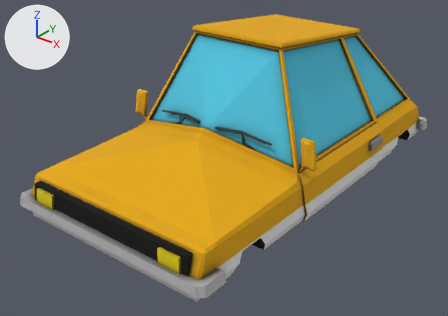
A saved change to the glTF model findsheep/mod/car.gltf.
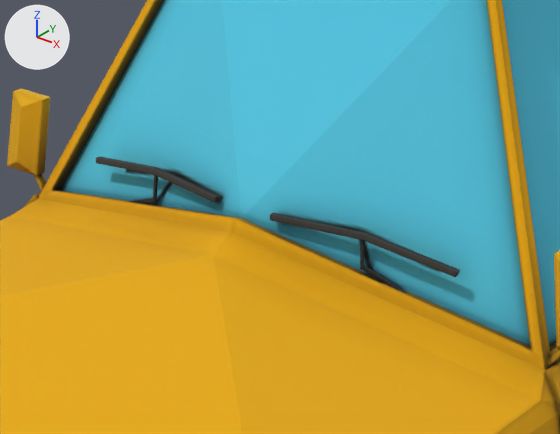
There are two pictures of each version: one whole from a camera (50 mm lens) standing at (1.7, -2.47, 1.6) and looking at (-0.03, -0.31, 0.26), one close up on the part from 30% to 67% of the width and 20% to 61% of the height. Lighting does not change. The marker at upper left points along +X, +Y and +Z. Where no turn or scale is listed for an object, it has been applied to the vertices. Vertices at the same position are counted once.

The scene before the commit, as lines of its bpy script (objects in view):
```python
me_car_001 = bpy.data.meshes.new('car.001')
me_car_001.from_pydata(...)  # 372 vertices, 700 faces; spans x -0.55..0.55, y -1.15..0.88, z 0.13..0.88
me_car_001.materials.append(mat_material_002)
ob_car_000 = bpy.data.objects.new('car.000', me_car_001)
ob_car_000.location = (0.0, 0.0, 0.0)
```
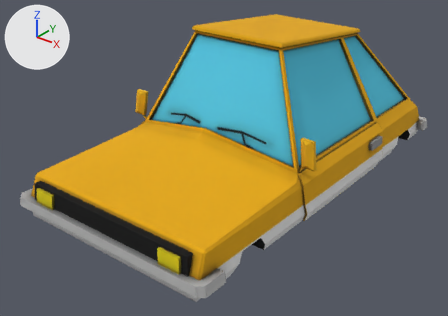
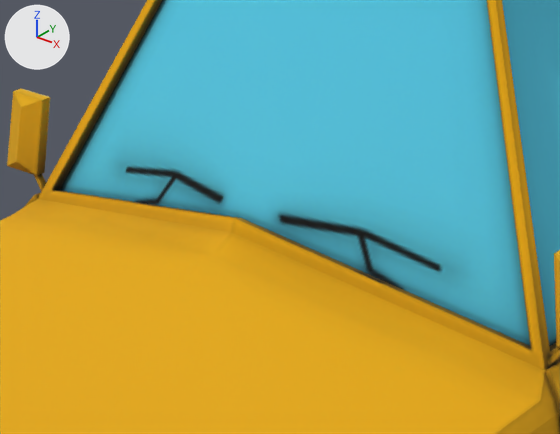
The newer file is also rescaled (x1.012) as a whole; pictures and numbers use the older file's frame.

Diff of the bpy script that builds the scene:
```diff
--- a/findsheep/mod/car.gltf.py
+++ b/findsheep/mod/car.gltf.py
@@ mat_material_004 @@
+mat_material_004 = bpy.data.materials.new('Material.004')
+# colours: white #e7e7e7
+# uses the picture img_car_base_color
+# uses the picture img_car_emissive
@@ me_car_001 @@
 # used by ob_car_000; location = (0.0, 0.0, 0.0)
-me_car_001.from_pydata(...)  # 372 vertices, 700 faces; spans x -0.55..0.55, y -1.15..0.88, z 0.13..0.88
+me_car_001.from_pydata(...)  # 272 vertices, 516 faces; spans x -0.55..0.55, y -1.15..0.88, z 0.13..0.88
+# me_car_001 part 1: the loose piece of 32 vertices spanning x 0.05..0.33, y -0.48..-0.42, z 0.42..0.5 is deleted
+# me_car_001 part 2: the loose piece of 32 vertices spanning x -0.33..-0.05, y -0.48..-0.42, z 0.42..0.5 is deleted
+# me_car_001 part 3: 499 faces spanning x -0.55..0.55, y -1.15..0.88, z 0.13..0.88 switch from mat_material_002 to mat_material_004
```

Location of each change, [x1, y1, x2, y2] in pixels of the close-ups (560 x 434 px):
part 1 of me_car_001, deleted (black)
    before: [270, 213, 460, 294]
part 2 of me_car_001, deleted (black)
    before: [95, 157, 220, 203]
part 3 of me_car_001, recoloured
    both: [92, 153, 478, 305]
